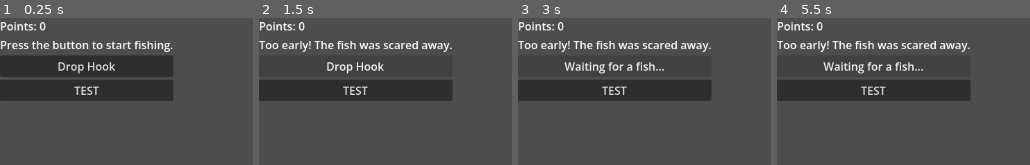
Above: before the commit, frames 1-4 (left to right).
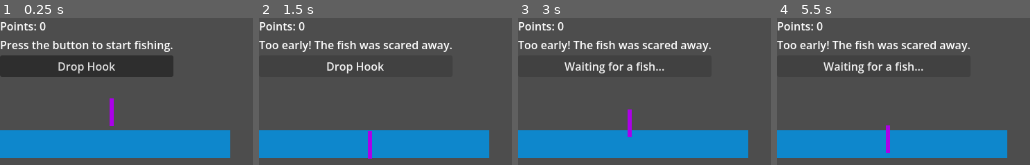
Above: after the commit, the same moments.

Repository: fehudma/godot_projects
Game: Godot game, scene res://Scenes/Main.tscn
The game is run twice, just before and just after one commit, with the same random seed, the same clock (stepped at 60 frames per second) and the same inputs.
Inputs (mouse positions are in pixels of both pictures, inside the frame that each line leads up to):
- Up to frame 1 (0.25 s): no input
- Up to frame 2 (1.5 s): click "Drop Hook" at 0.5 s; click "Waiting for a fish..." at 1.25 s
- Up to frame 3 (3 s): click (614, 90) at 2 s, where only the run before the commit has a clickable "TEST"; click "Drop Hook" at 2.75 s
- Up to frame 4 (5.5 s): click "Waiting for a fish..." at 3.5 s; click (873, 90) at 4.25 s, where only the run before the commit has a clickable "TEST"; click "Drop Hook" at 5 s

The runs differ from the first frame. In frame 1, 27% of the frame differs, in the area x 0-91%, y 42-96%; in frame 2, 28%; in frame 3, 28%; in frame 4, 28%.
Error before the commit: Invalid access to property or key 'name' on a base object of type 'Dictionary'. (res://Scenes/main.gd:119)

Commit message:
added hook goes down animation and applied it to click button

Diff:
--- a/Scenes/Main.tscn
+++ b/Scenes/Main.tscn
@@ -1,6 +1,43 @@
 [gd_scene format=3 uid="uid://k402455fm0ya"]
 
 [ext_resource type="Script" uid="uid://bn4h8c7eklpmm" path="res://Scenes/main.gd" id="1_r150o"]
+
+[sub_resource type="Animation" id="Animation_idj7w"]
+length = 0.001
+tracks/0/type = "value"
+tracks/0/imported = false
+tracks/0/enabled = true
+tracks/0/path = NodePath("Hook:position")
+tracks/0/interp = 1
+tracks/0/loop_wrap = true
+tracks/0/keys = {
+"times": PackedFloat32Array(0),
+"transitions": PackedFloat32Array(1),
+"update": 0,
+"values": [Vector2(161, 136)]
+}
+
+[sub_resource type="Animation" id="Animation_r150o"]
+resource_name = "hook_down"
+length = 0.5
+tracks/0/type = "value"
+tracks/0/imported = false
+tracks/0/enabled = true
+tracks/0/path = NodePath("Hook:position")
+tracks/0/interp = 1
+tracks/0/loop_wrap = true
+tracks/0/keys = {
+"times": PackedFloat32Array(0, 0.5),
+"transitions": PackedFloat32Array(1, 1),
+"update": 0,
+"values": [Vector2(161, 136), Vector2(160, 183)]
+}
+
+[sub_resource type="AnimationLibrary" id="AnimationLibrary_idj7w"]
+_data = {
+&"RESET": SubResource("Animation_idj7w"),
+&"hook_down": SubResource("Animation_r150o")
+}
 
 [node name="Control" type="Control" unique_id=1253770012]
 layout_mode = 3
@@ -8,6 +45,20 @@
 offset_right = 40.0
 offset_bottom = 40.0
 script = ExtResource("1_r150o")
+
+[node name="Water" type="ColorRect" parent="." unique_id=1345827181]
+layout_mode = 0
+offset_left = -1.0
+offset_top = 162.0
+offset_right = 332.0
+offset_bottom = 202.0
+color = Color(0.05490196, 0.5294118, 0.8, 1)
+
+[node name="Hook" type="Polygon2D" parent="." unique_id=515141700]
+position = Vector2(161, 136)
+color = Color(0.6721132, 0.0026982098, 0.9144524, 1)
+polygon = PackedVector2Array(-3, -20, 3, -20, 3, 20, -3, 20)
+uv = PackedVector2Array(-3, -20, 3, -20, 3, 20, -3, 20)
 
 [node name="VBoxContainer" type="VBoxContainer" parent="." unique_id=82801274]
 layout_mode = 0
@@ -27,6 +78,7 @@
 text = "Drop Hook"
 
 [node name="TestButton" type="Button" parent="VBoxContainer" unique_id=938500006]
+visible = false
 layout_mode = 2
 text = "TEST"
 
@@ -36,6 +88,9 @@
 [node name="CatchTimer" type="Timer" parent="." unique_id=426701782]
 one_shot = true
 
+[node name="AnimationPlayer" type="AnimationPlayer" parent="." unique_id=1432682181]
+libraries/ = SubResource("AnimationLibrary_idj7w")
+
 [connection signal="pressed" from="VBoxContainer/ActionButton" to="." method="_on_action_button_pressed"]
 [connection signal="pressed" from="VBoxContainer/TestButton" to="." method="_on_test_button_pressed"]
 [connection signal="timeout" from="BiteTimer" to="." method="_on_bite_timer_timeout"]
--- a/Scenes/main.gd
+++ b/Scenes/main.gd
@@ -6,6 +6,7 @@
 @onready var test_button: Button = $VBoxContainer/TestButton
 @onready var bite_timer: Timer = $BiteTimer
 @onready var catch_timer: Timer = $CatchTimer
+@onready var animation_player: AnimationPlayer = $AnimationPlayer
 
 
 
@@ -92,6 +93,7 @@
 
 	fishing_state = FishingState.WAITING_FOR_BITE
 	action_button.text = "Waiting for a fish..."
+	animation_player.play("hook_down")
 
 	var wait_time := randf_range(0.0, 2.0)
 	bite_timer.start(wait_time)
